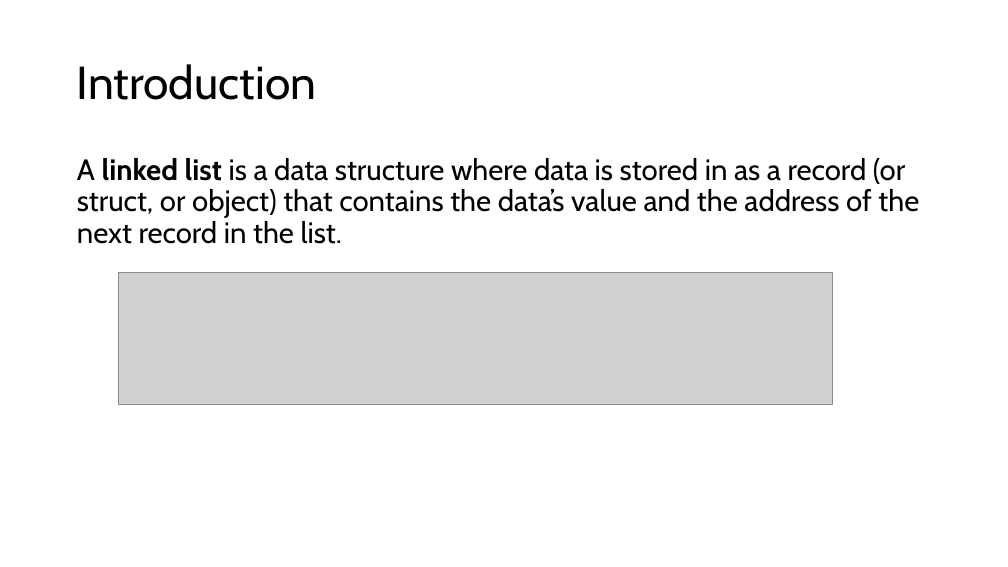
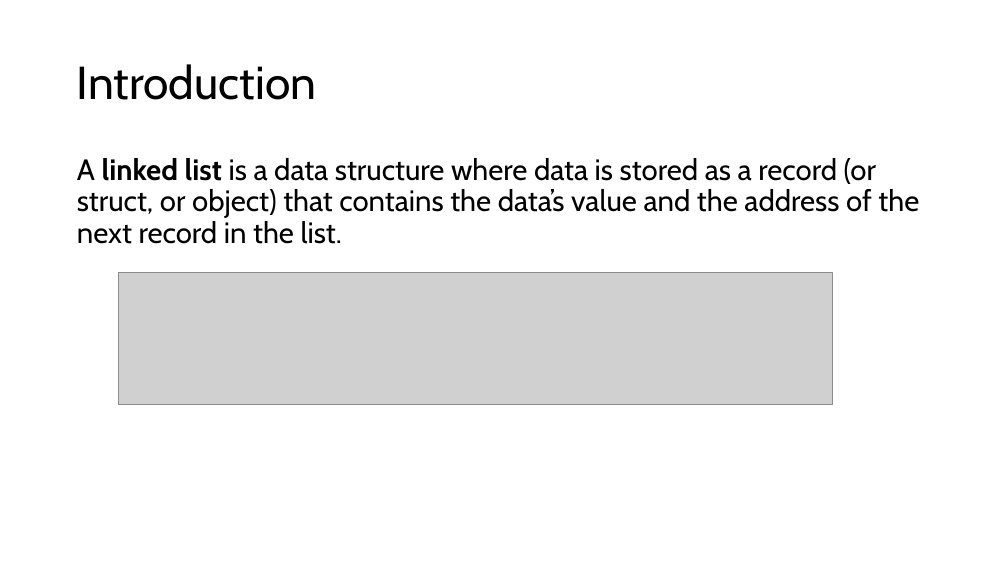
Before and after one commit to tjd1234/cmpt225Summer2026, a slide deck: slide 2 of lectures/lecture2/lecture2.pptx. Drawn at 1008x567 pixels with LibreOffice and Linux fonts; fonts in the diff are those of the drawing; grey boxes stand for pictures. Boxes give left, top, right and bottom in pixels: in the first picture for what was removed or moved away, otherwise in the second. Text is boxed around its words. In the diff, an @@ line names an element or a change of style, - is before the commit and + after.

```diff
--- a/lectures/lecture2/lecture2.pptx
+++ b/lectures/lecture2/lecture2.pptx
@@ text at (77, 158, 919, 244): text changed @@
-A linked list is a data structure where data is stored in as a record (or struct, or object) that contains the data’s value and the address of the next record in the list.
+A linked list is a data structure where data is stored as a record (or struct, or object) that contains the data’s value and the address of the next record in the list.
```
Also in this commit, not shown: 3 other slides changed, 16 other files.
